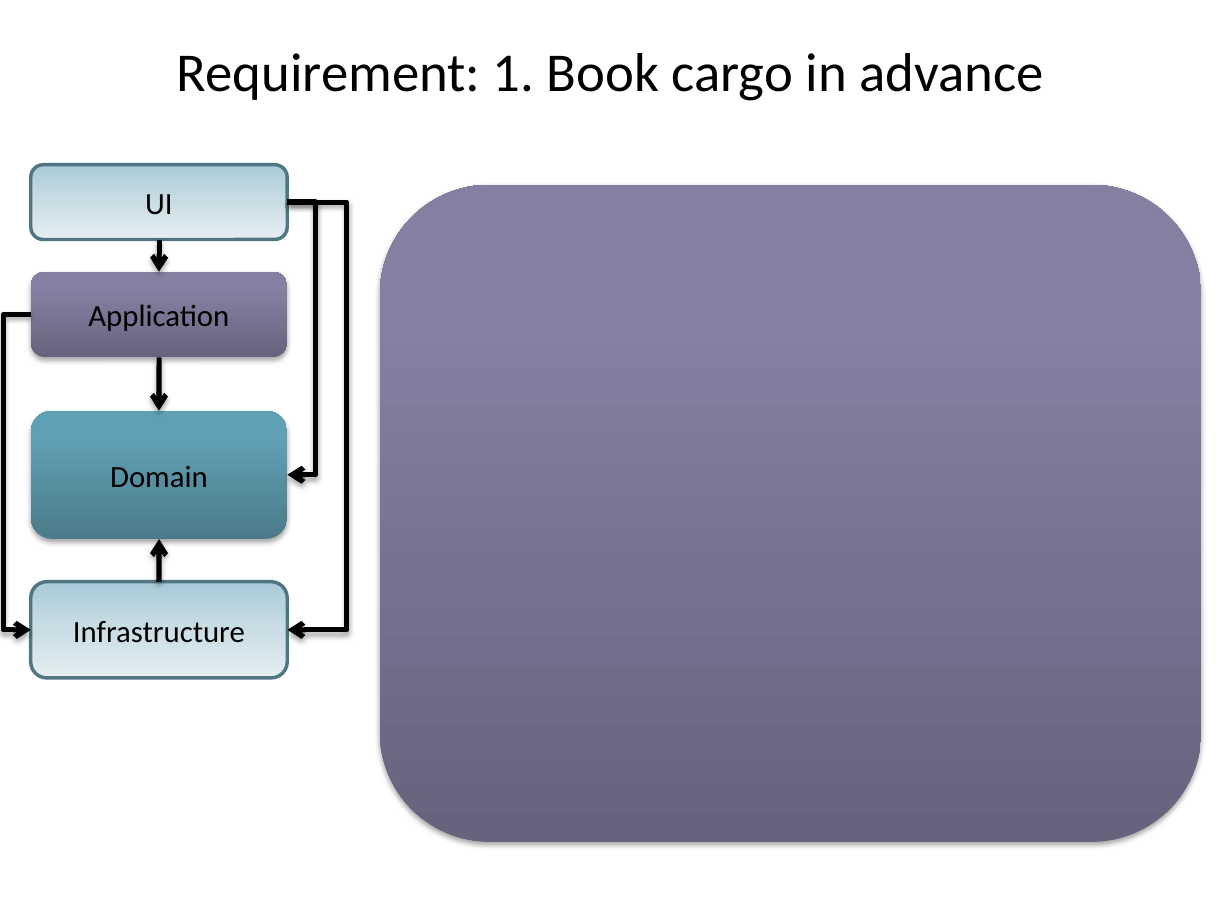
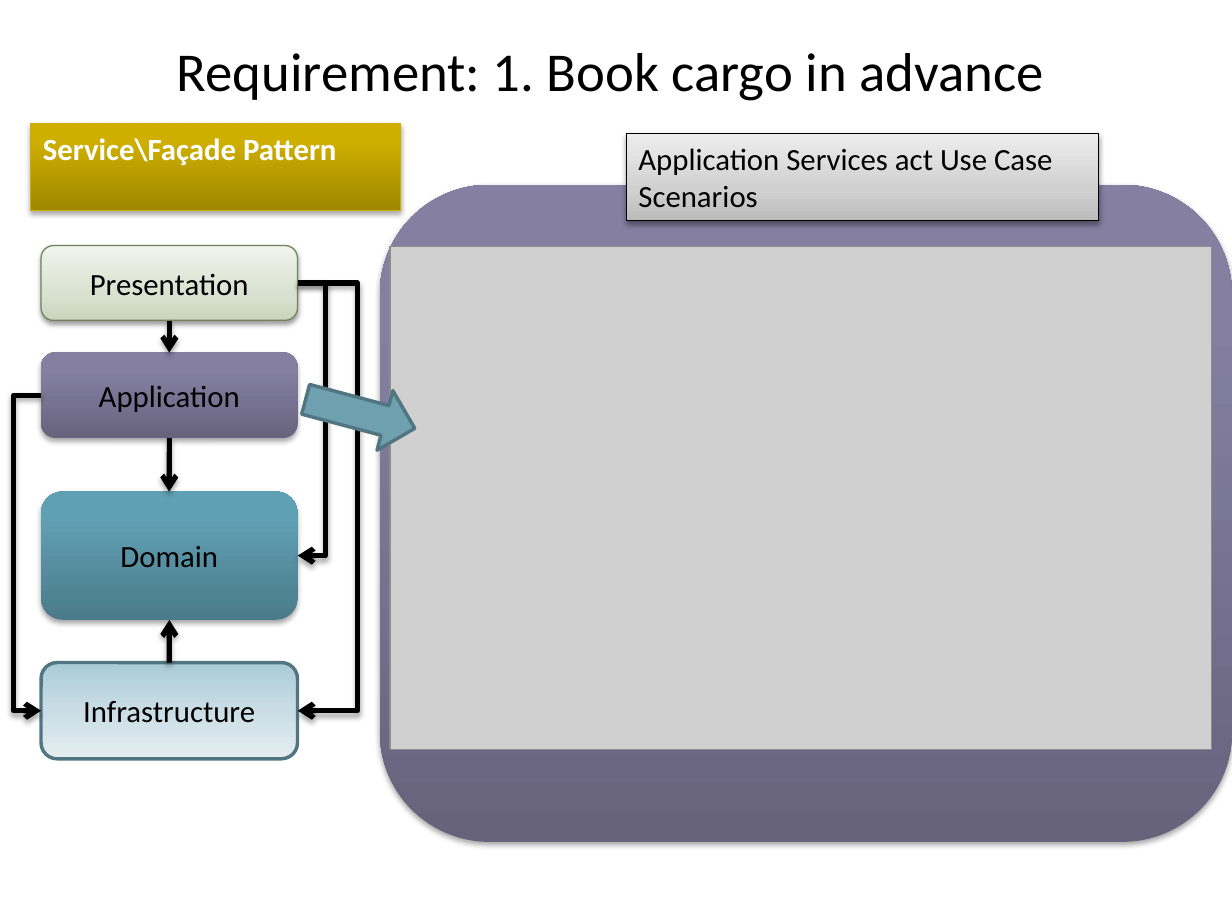
Before and after one commit to arturtv/dddpresentation, a slide deck: slide 42 of Domain-DrivenDesign.A.Trosin.pptx. Drawn at 1232x924 pixels with LibreOffice and Linux fonts; fonts in the diff are those of the drawing; grey boxes stand for pictures. Boxes give left, top, right and bottom in pixels: in the first picture for what was removed or moved away, otherwise in the second. Text is boxed around its words. In the diff, an @@ line names an element or a change of style, - is before the commit and + after.

```diff
--- a/Domain-DrivenDesign.A.Trosin.pptx
+++ b/Domain-DrivenDesign.A.Trosin.pptx
@@ rectangle added at (31,123,400,211), fill gradient #A08800 to #CFB000 to #D0B100, outline #CCAE05 0.75 pt, 18 pt, text #FFFFFF, bold @@
+Service\Façade Pattern
@@ rectangle added at (626,133,1098,221), fill gradient #BDBDBD to #D1D1D1 to #EEEEEE, outline #000000 0.75 pt, 18 pt, text #000000 @@
+Application Services act Use Case Scenarios
@@ rounded rectangle: place and size @@
-rounded rectangle at (379,185,1201,841)
+rounded rectangle at (379,185,1232,841)
@@ 4 rounded rectangles, 4 elbow arrows, 2 arrows: place and size @@
-4 rounded rectangles, 4 elbow arrows, 2 arrows at (6,165,340,678)
+4 rounded rectangles, 4 elbow arrows, 2 arrows at (16,245,351,759)
@@ rounded rectangle "Presentation" at (41,245,297,320): fill gradient #A9CBD8 to #CADEE6 to #E5EEF2 to gradient #C9D7BC to #D9E2D0 to #F1F4ED; outline #517682 2 pt to #72835D 0.75 pt; shadow on @@
@@ picture added at (391,246,1212,749) @@
@@ text in rounded rectangle at (90,273,249,296): text changed @@
-UI
+Presentation
@@ right arrow added at (298,370,424,458), fill #6EA0B0, outline #517682 2 pt @@
```
Also in this commit, not shown: 6 other slides changed, 1 slide added.
